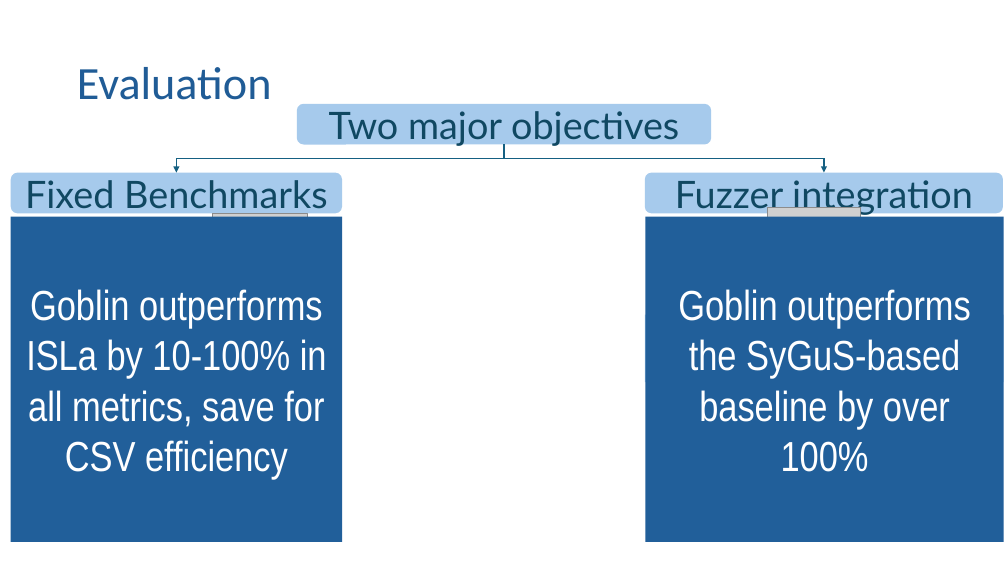
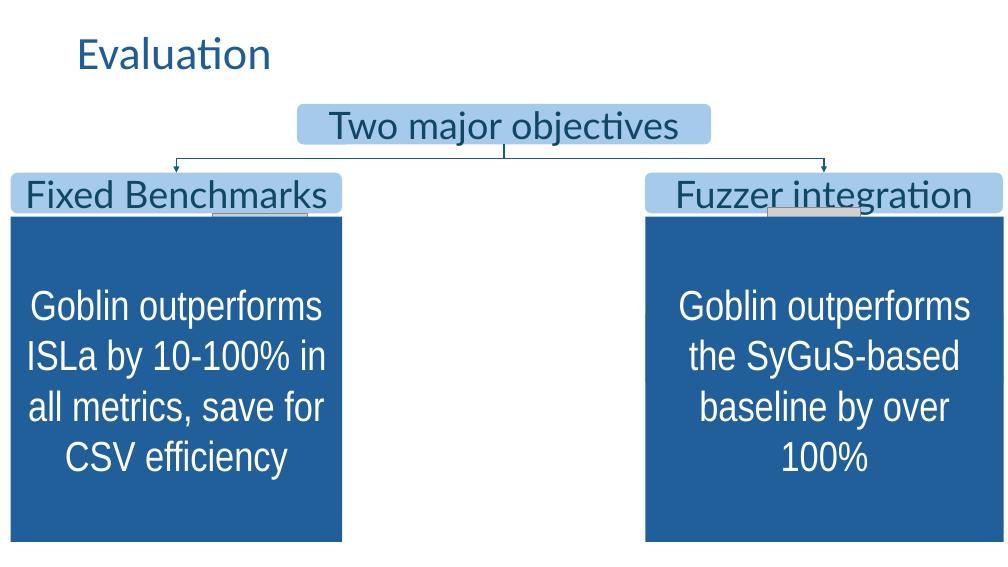
Before and after one commit to lorchrob/goblin_slides, a slide deck: slide 66 of goblin_slides.pptx. Drawn at 1008x567 pixels with LibreOffice and Linux fonts; fonts in the diff are those of the drawing; grey boxes stand for pictures. Boxes give left, top, right and bottom in pixels: in the first picture for what was removed or moved away, otherwise in the second. Text is boxed around its words. In the diff, an @@ line names an element or a change of style, - is before the commit and + after.

```diff
--- a/goblin_slides.pptx
+++ b/goblin_slides.pptx
@@ title "Evaluation" moved from (x1=77, y1=67, x2=272, y2=100) to (x1=77, y1=37, x2=272, y2=70) @@
```
Also in this commit, not shown: 4 other slides changed.
